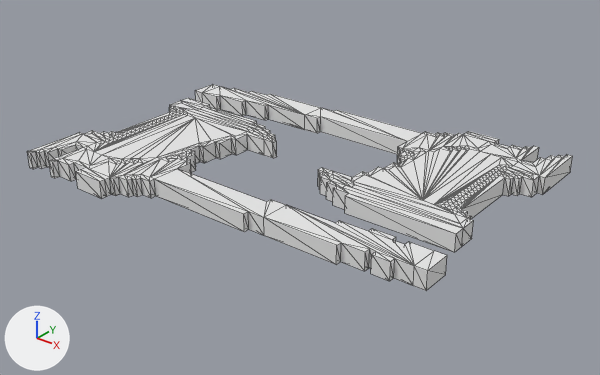
An edit to the OBJ model character modeling/Weapon/AXE.obj, drawn before and after from the same camera.
The view is the same before and after, from a 50 mm camera at (7.73, -10.25, 8.71) aimed at (-0.21, -0.33, 2.56). Every picture has the same lights, and +X, +Y and +Z are marked at lower left. Mesh edges are drawn as thin lines. Where no turn or scale is listed for an object, it has been applied to the vertices. Vertices at the same position are counted once.

Names of what the first picture shows: 'Untitled'.
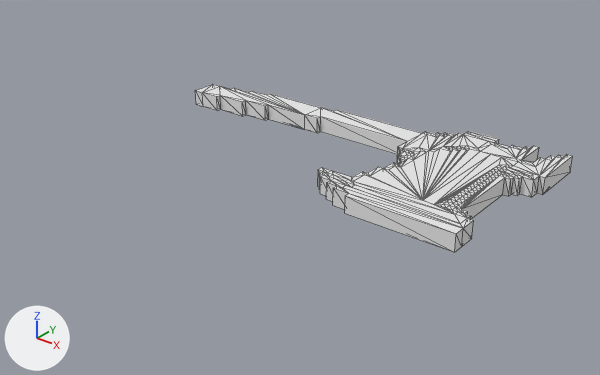
Commit message: 도끼 수정

Changed parts and their boxes (x1, y1, x2, y2) in the pictures (600 x 375 px):
'Untitled', reshaped (31% narrower, 19% shorter): before (27, 84, 573, 291); after (195, 84, 573, 252)
part 1 of me_untitled, deleted: before (27, 98, 447, 291)

What the commit changed:
me_untitled has 944 vertices, 1880 faces and spans x -4.0..3.3, y -3.0..2.6, z 2.8..3.1.
me_untitled is used by ob_untitled; location (0.0, 0.0, 0.0).
me_untitled part 1: the loose piece of 478 vertices spanning x -4.0..3.3, y -3.0..0.6, z 2.8..3.1 is deleted.
